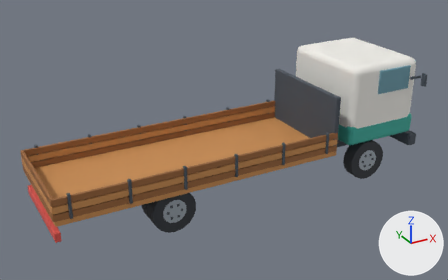
The glTF model modelos3d/claude/glb/caminhao_carroceria.glb: old version first, new version second.
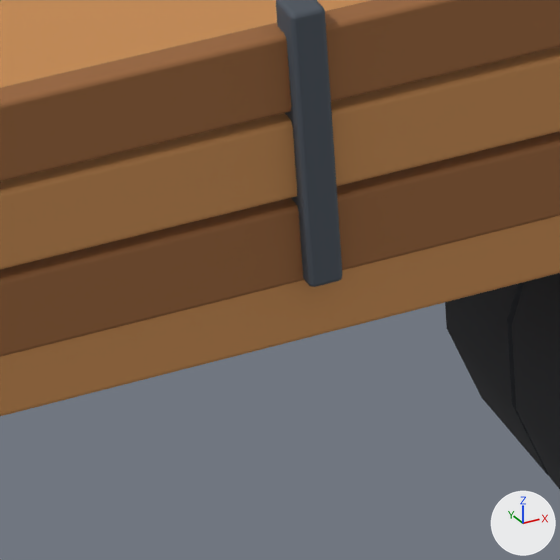
The first picture shows the older version from a 50 mm camera at (-6.4, -11.2, 6.84) aimed at (-0.22, 0.04, 1.22). The close-ups show the older and then the newer version on the part from 23% to 34% of the width and 64% to 81% of the height of that picture. Only the edits that show in the close-ups are written down. The lights are fixed; the arrows at lower right show +X, +Y and +Z. Where no turn or scale is listed for an object, it has been applied to the vertices.

Script lines for the objects in view, before the commit:
```python
mat_material_9 = principled_material('Material_9')
mat_material_9.base_color = (0.745, 0.0953, 0.0782)  # red #e0574f
mat_material_9.roughness = 0.75
me_mesh_104 = bpy.data.meshes.new('Mesh_104')
me_mesh_104.from_pydata(...)  # 56 vertices, 108 faces; spans x -3.2..3.2, y -0.03..0.03, z -0.07..0.07
me_mesh_104.materials.append(mat_material_8)  # brown #9a6538
me_mesh_105 = bpy.data.meshes.new('Mesh_105')
me_mesh_105.from_pydata(...)  # 56 vertices, 108 faces; spans x -3.2..3.2, y -0.03..0.03, z -0.07..0.07
me_mesh_105.materials.append(mat_material_7)  # orange #c98d52
me_mesh_58 = bpy.data.meshes.new('Mesh_58')
me_mesh_58.from_pydata(...)  # 40 vertices, 72 faces; spans x -0.473..0.473, y -0.15..0.15, z -0.48..0.48
me_mesh_58.materials.append(mat_material_1)  # dark grey #30343a
ob_pneu_004 = bpy.data.objects.new('pneu.004', me_mesh_58)
ob_pneu_004.location = (-2.0, -1.0, 0.48)
ob_tabua_lateral_003 = bpy.data.objects.new('tabua_lateral.003', me_mesh_104)
ob_tabua_lateral_003.location = (-1.2, -1.2, 1.04)
ob_tabua_lateral_004 = bpy.data.objects.new('tabua_lateral.004', me_mesh_105)
ob_tabua_lateral_004.location = (-1.2, -1.2, 1.195)
# also in view: 'fueiro.003' at (-2.94, -1.22, 1.22); 'assoalho' at (-1.2, 0.0, 0.92); 'tabua_lateral.005' at (-1.2, -1.2, 1.35); 'pneu.005' at (-2.0, -0.68, 0.48)
```
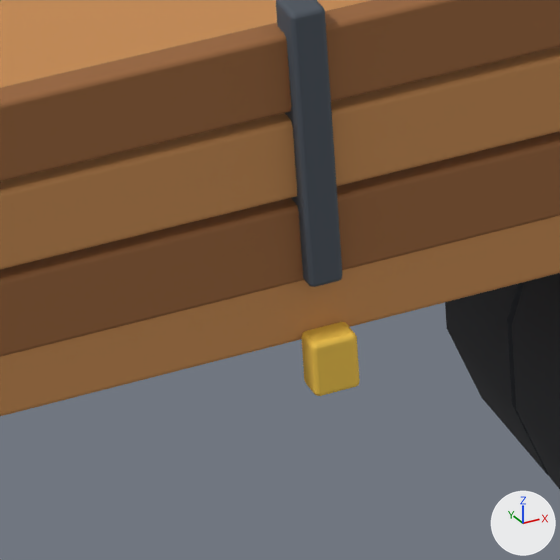
The change in detail:
Material 'Material_9' (mat_material_9) changes colour from red #e0574f to yellow #f5c84b; in linear values from (0.745, 0.0953, 0.0782) to (0.913, 0.578, 0.0704).
Mesh me_mesh_126 is new.
It has 56 vertices, 108 faces and spans x -0.04..0.04, y -0.03..0.03, z -0.05..0.05.
It uses material mat_material_9 (yellow #f5c84b).
Object 'gancho_amarracao.003' (ob_gancho_amarracao_003) is new; it shows me_mesh_126.
Its location is (-2.94, -1.25, 0.83).

What differs and where, as boxes (x1, y1, x2, y2) in the close-ups (560 x 560 px):
'gancho_amarracao.003', added (yellow)
    after: (301, 322, 360, 396)
